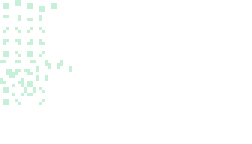
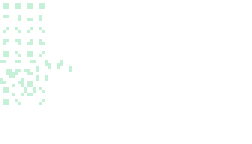
Layered file, before and after one edit (252 x 144). Changes by layer:
painted on "particles" over [15, 0, 57, 12]
